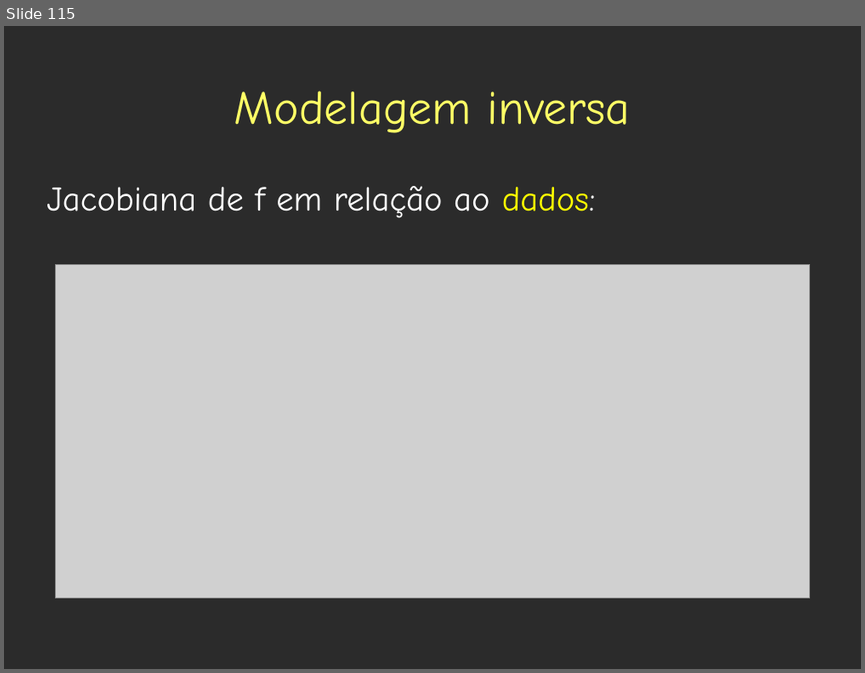
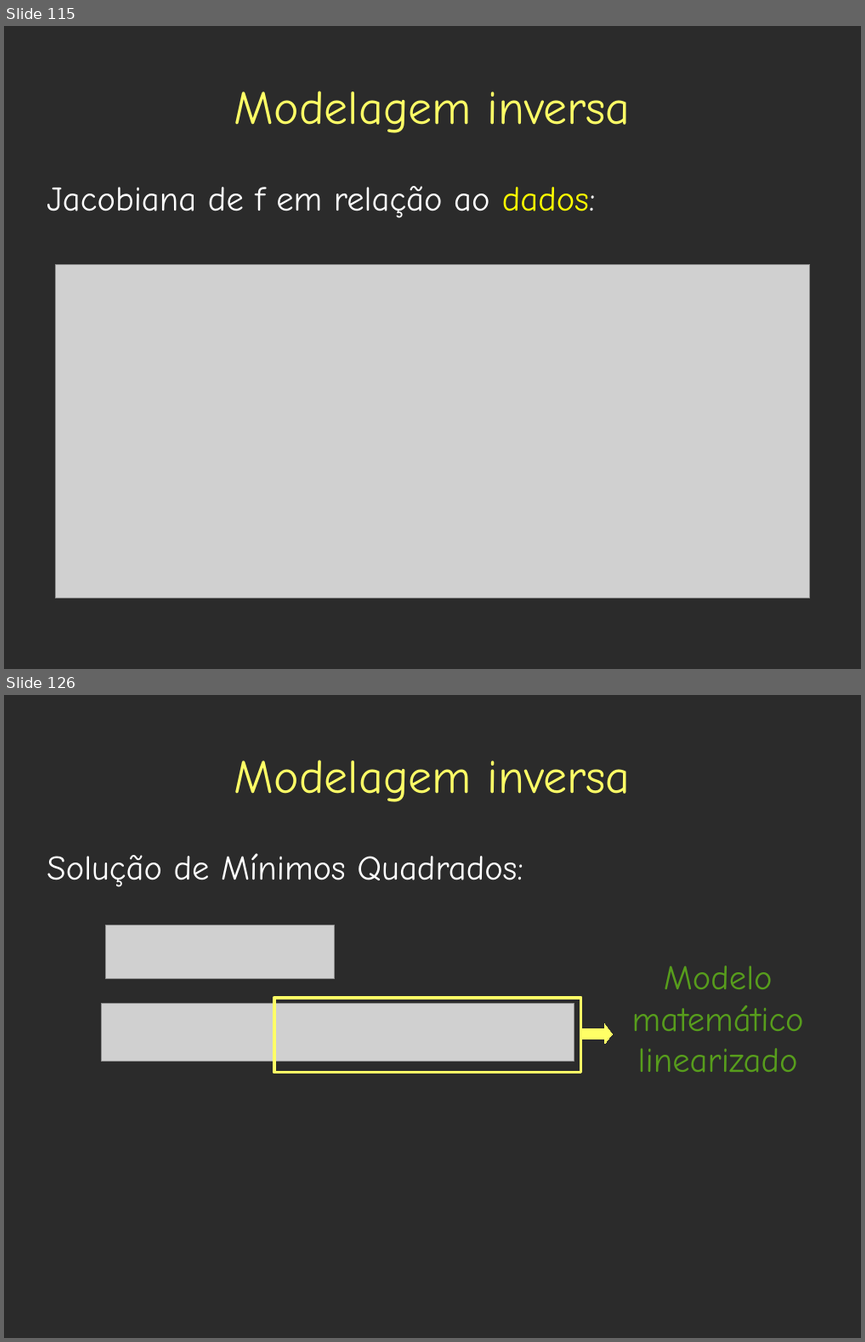
Before and after one commit to leouieda/geothermics, a slide deck: presentations/base_litosfera/estado_termico_lito_subcrustal.odp. Shown one above the other, each under a label of ours: slide 115 before the commit, slides 115 and 126 after it; the slides between them are not shown. The pictures are 865x673 and 865x1342 pixels, drawn with LibreOffice and Linux fonts; fonts in the diff are those of the drawing; grey boxes stand for pictures; background and template pictures are left out; a plain dark background stands for a picture behind light text. Boxes give left, top, right and bottom in pixels: in the first picture for what was removed or moved away, otherwise in the second. Text is boxed around its words. In the diff, an @@ line names an element or a change of style, - is before the commit and + after.

```diff
--- a/presentations/base_litosfera/estado_termico_lito_subcrustal.odp
+++ b/presentations/base_litosfera/estado_termico_lito_subcrustal.odp
@@ slide 126 added at bbox=[4, 695, 861, 1338], background picture (left out) @@
@@ title added at bbox=[234, 760, 630, 802], 44 pt, text #FFFF66 @@
+Modelagem inversa
@@ text added at bbox=[46, 853, 522, 887], 32 pt, text #FFFFFF @@
+Solução de Mínimos Quadrados:
@@ picture added at bbox=[106, 925, 335, 979] @@
@@ text added at bbox=[632, 965, 804, 1072], 32 pt, text #579D1C @@
+Modelo matemático linearizado
@@ rectangle added at bbox=[273, 998, 581, 1072], outline #FFFF66 2.89 pt @@
@@ picture added at bbox=[101, 1003, 574, 1061] @@
@@ down arrow added at bbox=[583, 1024, 613, 1043], fill #FFFF66, outline #FFFF66 0 pt @@
```
Also in this commit, not shown: 15 other slides added, 1 other file.
